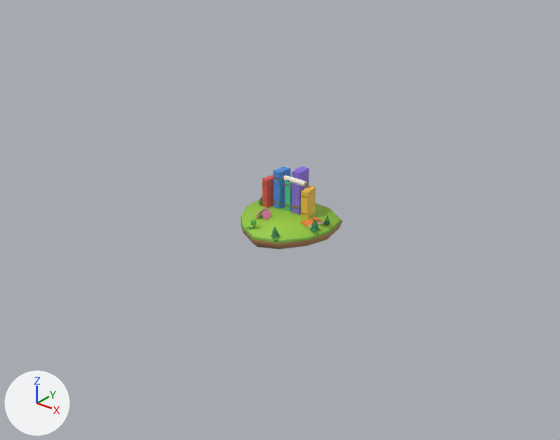
A saved change to the glTF model docs/assets/pals/worlds/docs-learning-lists.glb.
Before and after are seen from a 50 mm camera at (1.637, -2.051, 1.447) aimed at (0.069, -0.091, 0.232). The lights are fixed; the arrows at lower left show +X, +Y and +Z. The older version comes first.

Objects in the first picture: 'isle_centre.001' and 1 more.
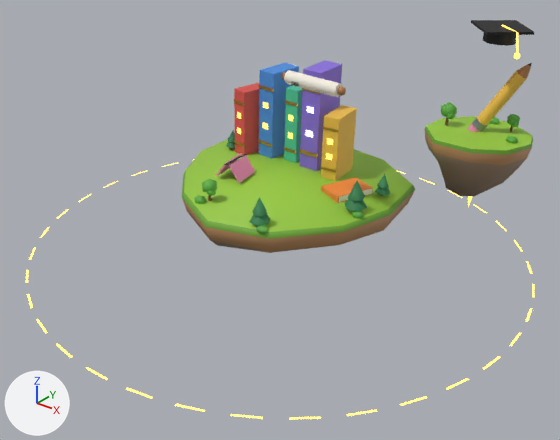
ob_rings is not drawn itself; it is the parent of ob_rings_001.
ob_cap is not drawn itself; it is the parent of ob_cap_001.
ob_roller is not drawn itself; it is the parent of ob_sheet, ob_tick_1, ob_tick_2, ob_tick_3, ob_roller_001.
ob_windows is not drawn itself; it is the parent of ob_windows_001.

The change, as a diff of the scene's bpy script:
```diff
--- a/docs/assets/pals/worlds/docs-learning-lists.glb.py
+++ b/docs/assets/pals/worlds/docs-learning-lists.glb.py
@@ ob_roller @@
 ob_roller = bpy.data.objects.new('roller', None)
-ob_roller.parent = ob_isle_centre
+ob_roller.parent = ob_island_main
 ob_roller.location = (0.21, -0.17, 0.445)
@@ ob_windows @@
 ob_windows.location = (0.0, 0.0, 0.019)
-ob_windows.scale = (0.001, 0.001, 0.001)
@@ ob_isle_centre_001 @@
 ob_isle_centre_001 = bpy.data.objects.new('isle_centre.001', me_isle_centre)
-ob_isle_centre_001.parent = ob_isle_centre
+ob_isle_centre_001.parent = ob_island_main
 ob_isle_centre_001.location = (-0.00568, -0.0302, 0.0797)
@@ ob_cap @@
 ob_cap = bpy.data.objects.new('cap', None)
-ob_cap.parent = ob_isle_pencil
+ob_cap.parent = ob_island_1
 ob_cap.location = (0.02, 0.0, 0.326)
@@ ob_isle_pencil_001 @@
 ob_isle_pencil_001 = bpy.data.objects.new('isle_pencil.001', me_isle_pencil)
-ob_isle_pencil_001.parent = ob_isle_pencil
+ob_isle_pencil_001.parent = ob_island_1
 ob_isle_pencil_001.location = (0.000955, 0.00451, -0.015)
@@ ob_rings @@
 ob_rings = bpy.data.objects.new('rings', None)
-ob_rings.parent = ob_world_docs_learning_lists
+ob_rings.parent = ob_holograms
 ob_rings.location = (0.0, 0.0, 0.012)
-ob_rings.scale = (0.001, 0.001, 0.001)
@@ ob_island_main @@
+ob_island_main = bpy.data.objects.new('island_main', None)
+ob_island_main.parent = ob_stage
+ob_island_main.location = (-0.887, 0.351, 0.3)
@@ ob_stage @@
+ob_stage = bpy.data.objects.new('stage', None)
+ob_stage.parent = ob_world_docs_learning_lists
+ob_stage.location = (0.887, -0.311, 0.0)
+ob_stage.rotation_euler = (0.0143, 0.0407, 0.00029)  # degrees (0.8, 2.3, 0)
@@ ob_island_1 @@
+ob_island_1 = bpy.data.objects.new('island_1', None)
+ob_island_1.parent = ob_stage
+ob_island_1.location = (-0.33, 0.701, 0.52)
@@ ob_holograms @@
+ob_holograms = bpy.data.objects.new('holograms', None)
+ob_holograms.parent = ob_stage
+ob_holograms.location = (-0.887, 0.311, 0.0)
```

Location of each change, (x1, y1, x2, y2) in pixels of the pictures (560 x 440 px):
'isle_centre.001', moved: before (241, 166, 342, 249); after (182, 60, 415, 253)
'isle_pencil.001', moved (not visible before): after (424, 63, 533, 208)
'cap.001', moved (not visible before): after (471, 20, 534, 59)
'rings.001', moved, rescaled (not visible before): after (26, 163, 535, 420)
'roller.001', moved: before (283, 175, 308, 186); after (282, 70, 346, 97)
'windows.001', rescaled (not visible before): after (237, 102, 333, 160)
'sheet.001', moved (not visible before): after (287, 81, 334, 96)
